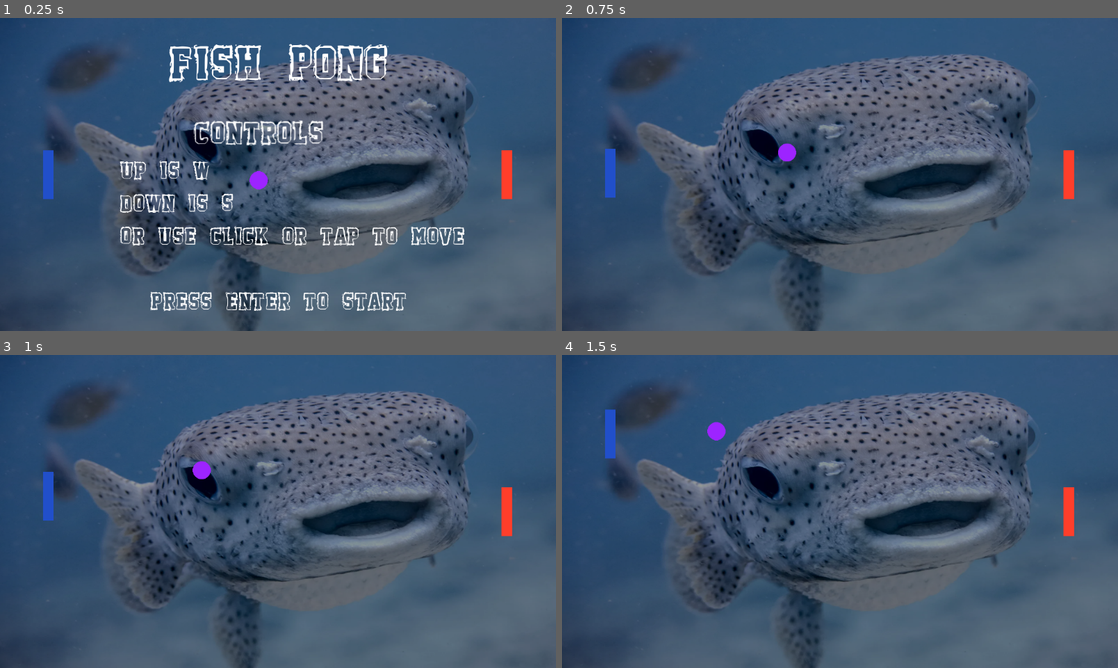
Above: before the commit, frames 1-4 (two rows, left to right).
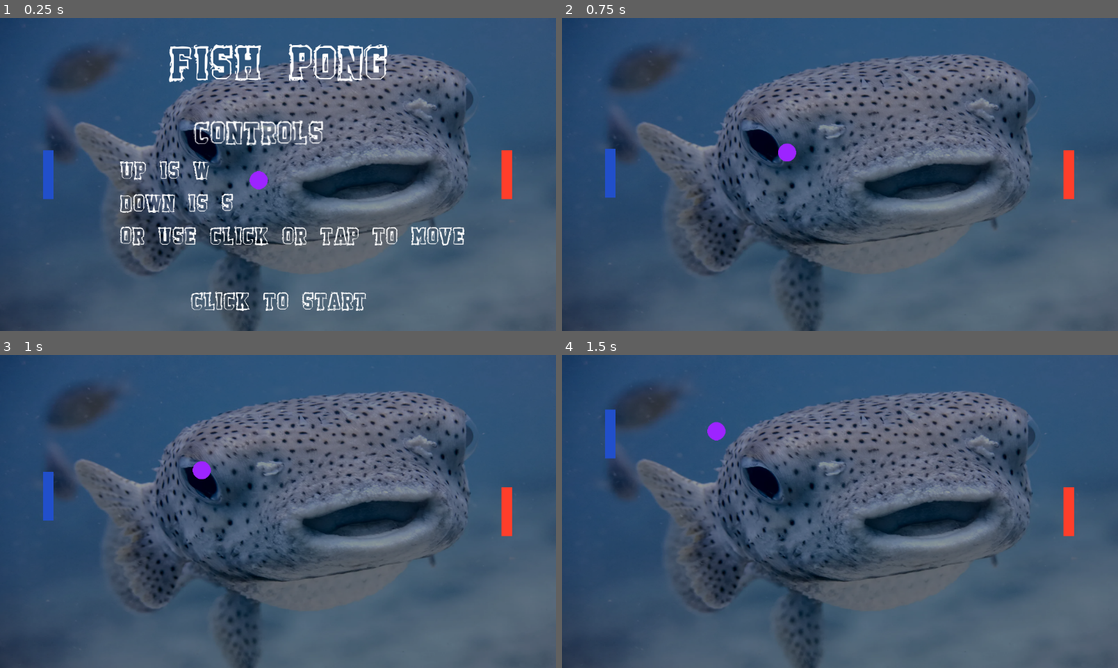
Above: after the commit, the same moments.

Repository: evilduck95/pong
Game: Godot game, scene res://pong.tscn
The game is run twice, just before and just after one commit, with the same random seed, the same clock (stepped at 60 frames per second) and the same inputs. Video files are missing from this copy of the repository; at most half a second of black plays in their place.
Inputs (mouse positions are in pixels of both pictures, inside the frame that each line leads up to):
- Up to frame 1 (0.25 s): no input
- Up to frame 2 (0.75 s): tap Enter at 0.5 s; move the mouse to (962, 158) at 0.52 s; hold W from 0.53 s (still down); click (962, 158) at 0.6 s
- Up to frame 3 (1 s): keep holding W
- Up to frame 4 (1.5 s): move the mouse to (728, 527) at 1.27 s; release W at 1.28 s; hold S from 1.28 s (still down); click (728, 527) at 1.35 s

The runs differ from the first frame. In frame 1, 1.3% of the frame differs, in the area x 27-74%, y 87-94%; in frame 2, nothing differs; in frame 3, nothing differs; in frame 4, nothing differs.

Commit message:
Updated text

Diff:
--- a/pause_menu.gd
+++ b/pause_menu.gd
@@ -37,5 +37,5 @@
 	game_paused = true
 	player_1_controls.visible = false
 	title.text = "Game Over"
-	instruction.text = "Press enter to restart"
+	instruction.text = "Click to restart"
 	visible = true
--- a/pong.tscn
+++ b/pong.tscn
@@ -183,7 +183,7 @@
 offset_top = 552.0
 offset_right = 1153.0
 offset_bottom = 627.0
-text = "Press Enter to start"
+text = "Click to start"
 label_settings = ExtResource("11_oy2j6")
 horizontal_alignment = 1
 
Not shown, changed: web-export/index.html
Not shown, changed: web-export/index.js
Not shown, added: web-export/index.offline.html
Not shown, changed: web-export/index.pck
Not shown, changed: web-export/index.service.worker.js
Not shown, changed: web-export/index.wasm
